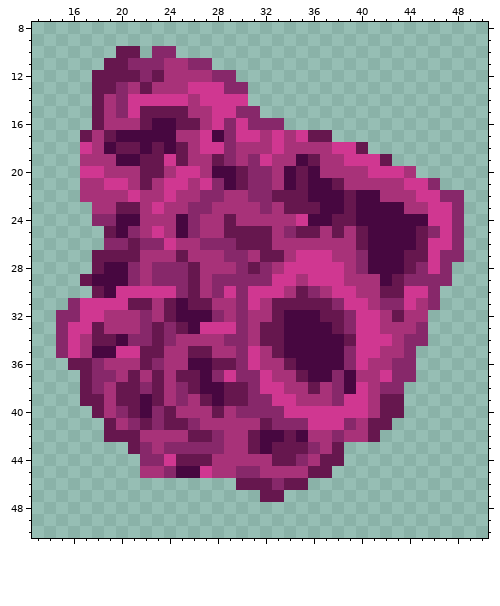
Two versions of one pixel-art sprite, asteroids/asteroide3.png. The picture above was drawn from the file before the commit.
The file is 64x64 pixels. Shown: x 13..50, y 8..50.
And afterwards:
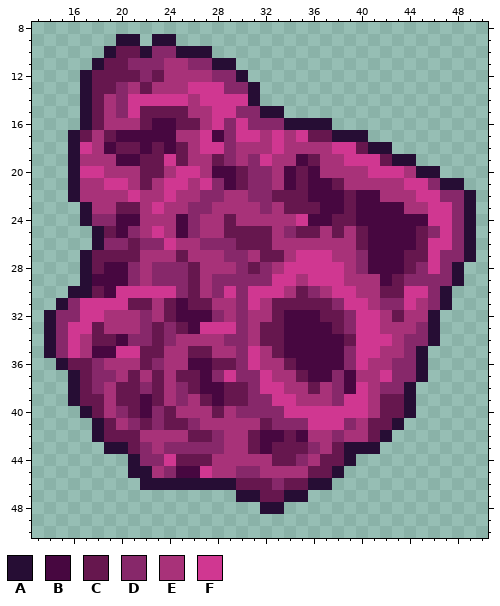
Palette (. is transparent): A #260d34  B #470740  C #66174e  D #87286a  E #a83279  F #d03791
What changed:
Colour A now appears in row 9 at x 20 to 21 and 23 to 24; in row 10 at x 19, 22 and 25 to 27; in row 11 at x 18 and 28 to 29; in row 12 at x 17 and 30; in rows 13 to 14 at x 17 and 31; in row 15 at x 17 and 32 to 33.
Colour A now appears in row 16 at x 17 and 34 to 37; in row 17 at x 16 and 38 to 40; in row 18 at x 16 and 41 to 42; in row 19 at x 16 and 43 to 44; in row 20 at x 16 and 45 to 46; in row 21 at x 16 and 47 to 48.
Colour A now appears in row 22 at x 16 and 49; in rows 23 to 24 at x 17 and 49; in rows 25 to 26 at x 18 and 49; in row 27 at x 17 and 49; in row 28 at x 17 and 48; in row 29 at x 48.
Colour A now appears in row 30 at x 16 to 17 and 47; in row 31 at x 15 and 47; in rows 32 to 34 at x 14 and 46; in row 35 at x 14 and 45; in row 36 at x 15 and 45; in row 37 at x 16 and 45.
Colour A now appears in rows 38 to 39 at x 16 and 44; in row 40 at x 17 and 44; in row 41 at x 18 and 43; in row 42 at x 18 and 42; in row 43 at x 19 to 20 and 39 to 41; in row 44 at x 21 and 39.
Colour A now appears in row 45 at x 21 and 38; in row 46 at x 22 to 29 and 36 to 37; in row 47 at x 30 to 31 and 34 to 35; in row 48 at x 32 to 33.
The author changed colour C to colour A in row 29 at x 17.
The author changed colour E to colour A in row 45 at x 22.
Where, in picture pixels (left, top, right, bottom), the same in both pictures:
changed: (44, 34, 476, 514)
